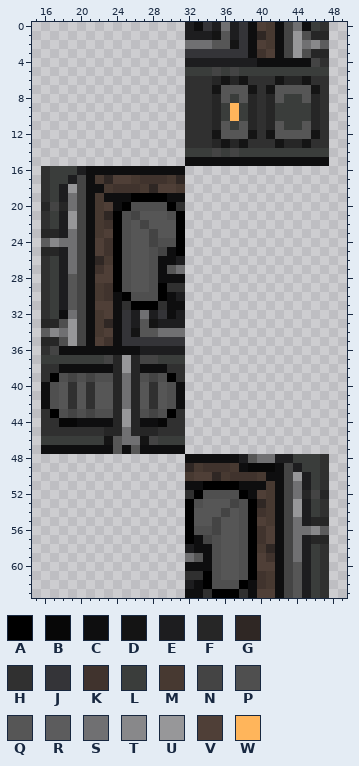
Pixel-art sprite, stored at Resources/Textures/Structures/Walls/solid.rsi/reinf_over5.png. Above, as it was before the edit.
The file is 64x64 pixels. Colours within 5 levels of each other are drawn and written as one. Shown: x 15..49, y 0..63.
Palette (. is transparent): A #000000  B #070707  C #0e0e0f  D #141414  E #1d1d1f  F #262626  G #2f2724  H #303030  J #343438  K #40332d  L #3a3d3b  M #473931  N #444444  P #4f4f4f  Q #565656  R #5c5c5d  S #707072  T #88888a  U #979799  V #4f3f37  W #ffb55b
Pixels before, first column x 16:
 0 ................ECJESEJCVMCNSCLH
 1 ................EEEDQEJCGMCNUPFF
 2 ................SSSQQDJCVMCNUSTR
 3 ................JJJJJJJCKVCNUPFF
 4 ................EEEEEEEECCCCCCNH
 5 ................LLLNLNLLLLLLLLLL
 6 ................HHHFDFDHHHDFFDHH
 7 ................HHHDQQQDHDQQQQDH
 8 ................HHHFQLQFHFQLLQFH
 9 ................HHHFLWLFHFLLLLFH
10 ................HHHFLWLFHFLLLLFH
11 ................HHHFQLQFHFQLLQFH
12 ................HHHDQQQDHDQQQQDH
13 ................HHHFDFDHHHDFFDHH
14 ................LLLNLNLLLLLLLLLL
15 ................CCCCCCCCCCCCCCCC
16 HLLLECCCCCCCCCCC................
17 HLLENCMGVVMKKKMG................
18 HLEUNCCMKKKMGVVM................
19 HLESNCMCCCAAAACC................
20 FNFSNCMVCAPPPPAH................
21 HLEUNCMGAPNQQQPA................
22 HLEUNCMKAPQNQQQA................
23 FFESNCMVAPQQNQQA................
24 RTSSNCVKAPQQNPPA................
25 FFESNCVKAPQQPNCA................
26 HLESNCGMAPQQPCCE................
27 HLESNCKVAPQQPCQS................
28 HLEQNCVVAPQQPCCC................
29 HLEQNCMKAPQQPAHH................
30 HLEQNCMKCAPPPACE................
31 HLEQNCVVCHAAAHCC................
32 HLCSNCMVCJESEJCE................
33 FFPUNCMGCJEQDEEE................
34 RTSUNCMVCJDQQSSS................
35 FFPUNCVKCJJJJJJJ................
36 HNCCCCCCCCCEEEEE................
37 LLLLLLLNFUFNNLLL................
38 HHCCCCCCFUFCCCHH................
39 HAPNPNPPFSFPNPAH................
40 CPQHQHQQFSFQHQPC................
41 CPQHQHQQFSFQHQPC................
42 CPQHQHQQFSFQHQPC................
43 HAPNPNPPFUFPNPAH................
44 HHBBCCCCFUFCCBHH................
45 HHHHHHHFFSFFFHHH................
46 LLLLLLLDQSSDNLLL................
47 CCCCCCCCQCQCCCCC................
48 ................CCCCCCEQSSEELLLH
49 ................GMKKKMCBBBCNELLH
50 ................MVVGMKKKMCCNUELH
51 ................CCAAAACCCMCNSELH
52 ................HAPPPPACVMCNSFNF
53 ................APQQQNPAGMCNUELH
54 ................AQQQNQPAKMCNUELH
55 ................AQQNQQPAVMCNSEFF
56 ................APPNQQPAKVCNSSTR
57 ................ACNPQQPAKVCNSEFF
58 ................ECCPQQPAMGCNSELH
59 ................SQCPQQPAVKCNSELH
60 ................CCCPQQPAVVCNQELH
61 ................HHAPQQPAKMCNQELH
62 ................ECAPPPACKMCNQELH
63 ................CCHAAAHCVVCNQELH
And afterwards:
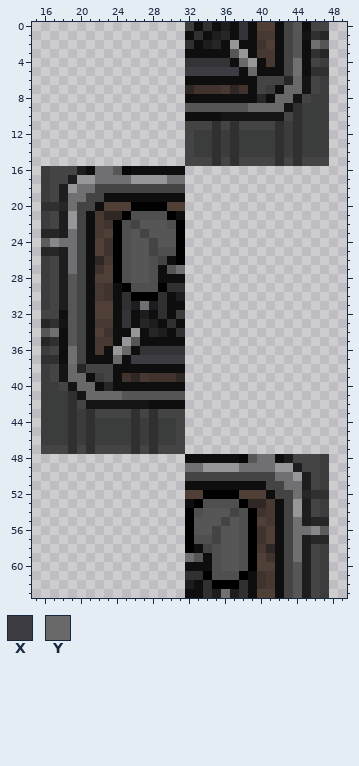
Colours new in this view: X #3c3c42  Y #696969
The exact change:
Changed rows in their new state; - is an unchanged pixel.
first column x 16:
 0 ----------------L-HCEC---V--Q-NN
 1 ----------------CHCEFC--M---QDH-
 2 ----------------HCEFCUC-KV--QCSQ
 3 ----------------CCCCCQU-MM--QCH-
 4 ----------------JJJJJCYU-M-NS--L
 5 ----------------XXXXXXCYCCCNSCHH
 6 ----------------CCCCCCCCNNN-Y-NL
 7 ----------------GKKKMGKCNLCYYDNL
 8 ----------------CCCCCCCCFCYYDNLL
 9 ----------------QQQQQQQYYYYDH-LL
10 ----------------CCCCDDDDDDDNH-LL
11 ----------------NNNHNHNNNNH-HLLL
12 ----------------NLLHLHLLLLHLHLLL
13 ----------------NLLHLHLLLLHLHLLL
14 ----------------N--H-H----H-H---
15 ----------------NNNHNHNNNNHNHNNN
16 LNNN--SSQB----------------------
17 LNN-UUSSSSUUUUSS----------------
18 LN--SSNNNNNNNNNN----------------
19 LN--SNN---CCCC------------------
20 HH---NC-VVAAAAVV----------------
21 LN------GAPPPPAC----------------
22 LN--------NQ--P-----------------
23 -----------NQ-------------------
24 -------------QQ-----------------
25 ------------NPP-----------------
26 LN-----------N-A----------------
27 LN------------------------------
28 LN------------------------------
29 LN------CAPP--------------------
30 LN-------HAAAH------------------
31 LN--------ESE-------------------
32 NN-Q--V---CECH-L----------------
33 -HDQ---M--CFECHC----------------
34 QSCQ--VK-CUCFECH----------------
35 -HCQ--MM-UQCCCCC----------------
36 L--SN-M-UY-JJJJJ----------------
37 HHCSNCCCYCXXXXXX----------------
38 LNDYFNNNCCC---CC----------------
39 LNDYYCLNCKGMKKKG----------------
40 LLNDYYCFCCCCCCC-----------------
41 LLL-DYYYYQQ-Q-QQ----------------
42 LLL-NDDDDDDDCCC-----------------
43 LLLHLHNNNNHNHNNN----------------
44 LLLHLHLLLLHLHLLN----------------
45 LLL-L-LLLLHLHLLN----------------
46 ---H-H-LLLHLH--N----------------
47 NNNHNHNNNNHNHNNN----------------
48 ----------------------B---C-NNNL
49 ----------------SSUUUUSSSSUU-NNL
50 ----------------NNNNNNNNNNSS--NL
51 ------------------CCCC---NNS--NL
52 ----------------VVAAAAVV-CN---HH
53 ----------------CAPPPPAG------NL
54 -----------------P--QN--------NL
55 -------------------QN-----------
56 -----------------QQ-------------
57 -----------------PPN------------
58 ----------------A-N-----------NL
59 ------------------------------NL
60 ------------------------------NL
61 --------------------PPAC------NL
62 ------------------HAAAH-------NL
63 -------------------ESE--------NL
